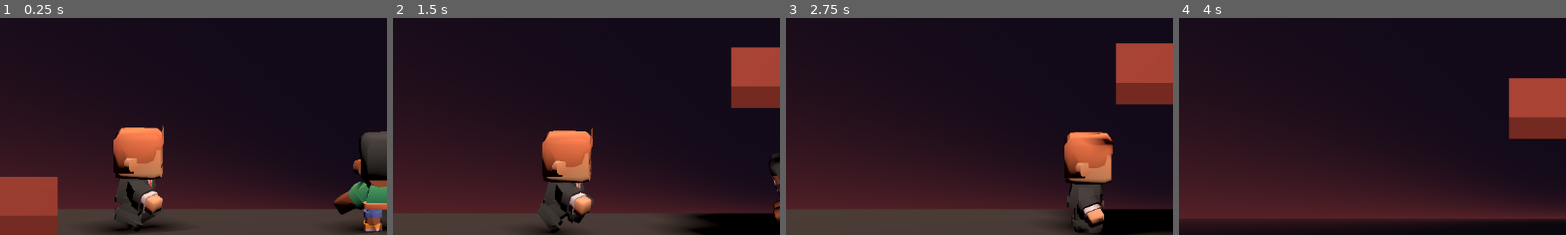
Above: before the commit, frames 1-4 (left to right).
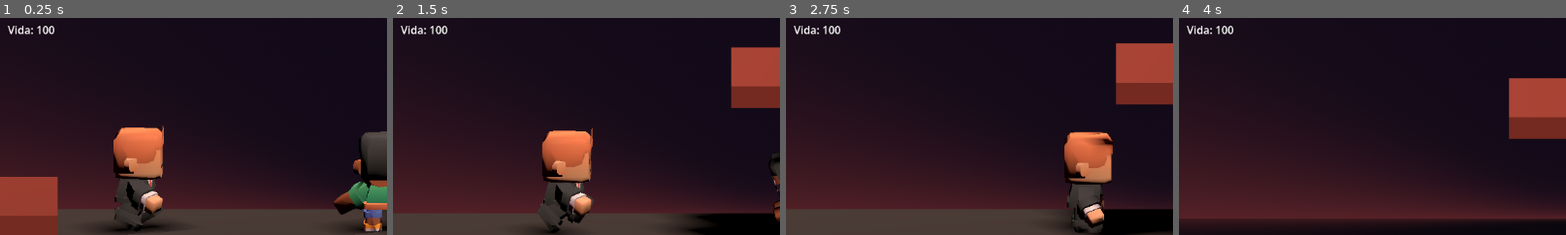
Above: after the commit, the same moments.

Repository: Sangope/DuelsSouls
Game: Godot game, scene res://main.tscn
Two runs of this game, one before a commit and one after it. Both use one fixed random seed, a clock stepped at 60 frames per second and the inputs below.
Inputs (mouse positions are % of the whole screen's width and height, from its top left):
- Up to frame 1 (0.25 s): no input
- Up to frame 2 (1.5 s): move the mouse to (72, 45) at 0.52 s; hold D (move_right) 0.53-1.28 s; tap J (ataque) at 0.6 s; tap Space (saltar) at 0.77 s; move the mouse to (30, 55) at 1.27 s; hold A (move_left) from 1.28 s (still down); tap C (pocion) at 1.35 s
- Up to frame 3 (2.75 s): tap Space (saltar) at 1.52 s; move the mouse to (60, 28) at 2.02 s; release A (move_left) at 2.03 s; hold D (move_right) from 2.03 s (still down); tap J (ataque) at 2.1 s
- Up to frame 4 (4 s): move the mouse to (45, 70) at 2.77 s; release D (move_right) at 2.78 s; hold W (move_up) 2.78-3.53 s; tap C (pocion) at 2.85 s; tap Space (saltar) at 3.02, 3.77 s; move the mouse to (80, 65) at 3.52 s; hold A (move_left) from 3.53 s (still down); tap J (ataque) at 3.6 s
The pictures show only the part of the screen within x 0-50%, y 2-51%; the shares and areas given below are measured in that part.

The runs differ from the first frame. In frame 1, 0.3% of the frame differs, in the area x 2-15%, y 3-8%; in frame 2, 0.3%; in frame 3, 0.3%; in frame 4, 0.3%.

Commit message:
T10 N1 - Tarea B - vida en el hud

Diff:
--- /dev/null
+++ b/hud.gd
@@ -0,0 +1,15 @@
+extends CanvasLayer
+
+@onready var texto = $Texto
+
+
+func _ready():
+	var pj = get_tree().get_first_node_in_group("jugador")
+	var salud = pj.get_node("Salud")
+	salud.cambio.connect(mostrar)
+	mostrar(salud.vida)
+
+
+func mostrar(vida):
+	texto.text = "Vida: " + str(vida)
+	print("HUD -> ", texto.text)
--- /dev/null
+++ b/hud.tscn
@@ -0,0 +1,13 @@
+[gd_scene format=3]
+
+[ext_resource type="Script" path="res://hud.gd" id="1_hud"]
+
+[node name="HUD" type="CanvasLayer"]
+script = ExtResource("1_hud")
+
+[node name="Texto" type="Label" parent="."]
+offset_left = 16.0
+offset_top = 16.0
+offset_right = 200.0
+offset_bottom = 48.0
+text = "Vida: 100"
--- a/main.tscn
+++ b/main.tscn
@@ -9,6 +9,7 @@
 [ext_resource type="Script" path="res://pocion.gd" id="7_pocion"]
 [ext_resource type="Script" path="res://apuntar.gd" id="8_apuntar"]
 [ext_resource type="Script" path="res://mente_rival.gd" id="9_mente"]
+[ext_resource type="PackedScene" path="res://hud.tscn" id="10_hud"]
 
 [sub_resource type="ProceduralSkyMaterial" id="CieloMat"]
 sky_top_color = Color(0.09, 0.06, 0.11, 1)
@@ -134,3 +135,5 @@
 
 [node name="Mente" type="Node" parent="."]
 script = ExtResource("9_mente")
+
+[node name="HUD" parent="." instance=ExtResource("10_hud")]
--- a/salud.gd
+++ b/salud.gd
@@ -1,4 +1,7 @@
 extends Node
+
+signal cambio(vida)
+signal sin_vida
 
 @export var vida = 100
 @export var invulnerable = 0.5
@@ -10,11 +13,10 @@
 
 
 func recibir_golpe(danio):
-	if reloj > 0.001:
-		print("invulnerable: no cuenta")
+	if reloj > 0.001 or vida == 0:
 		return
 	vida = maxi(vida - danio, 0)
 	reloj = invulnerable
-	print("vida del jugador: ", vida)
+	cambio.emit(vida)
 	if vida == 0:
-		print("el jugador perdió")
+		sin_vida.emit()
